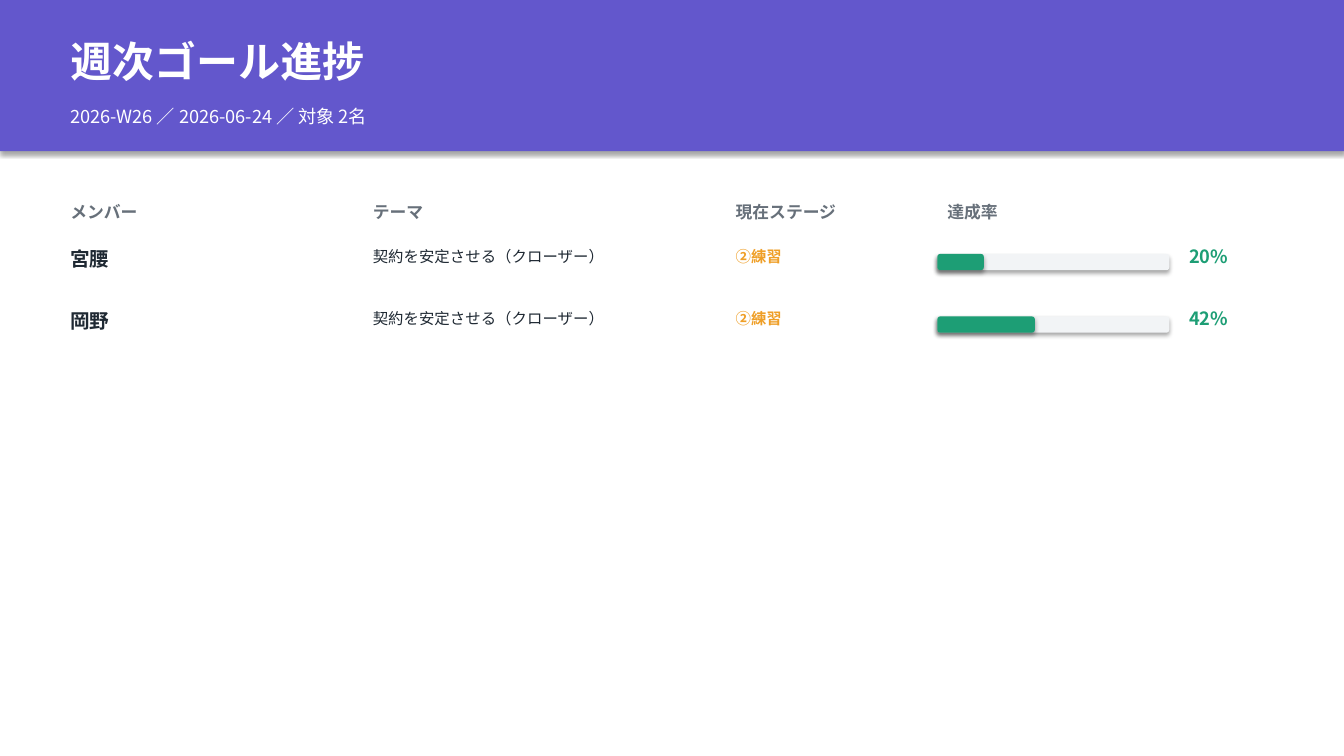
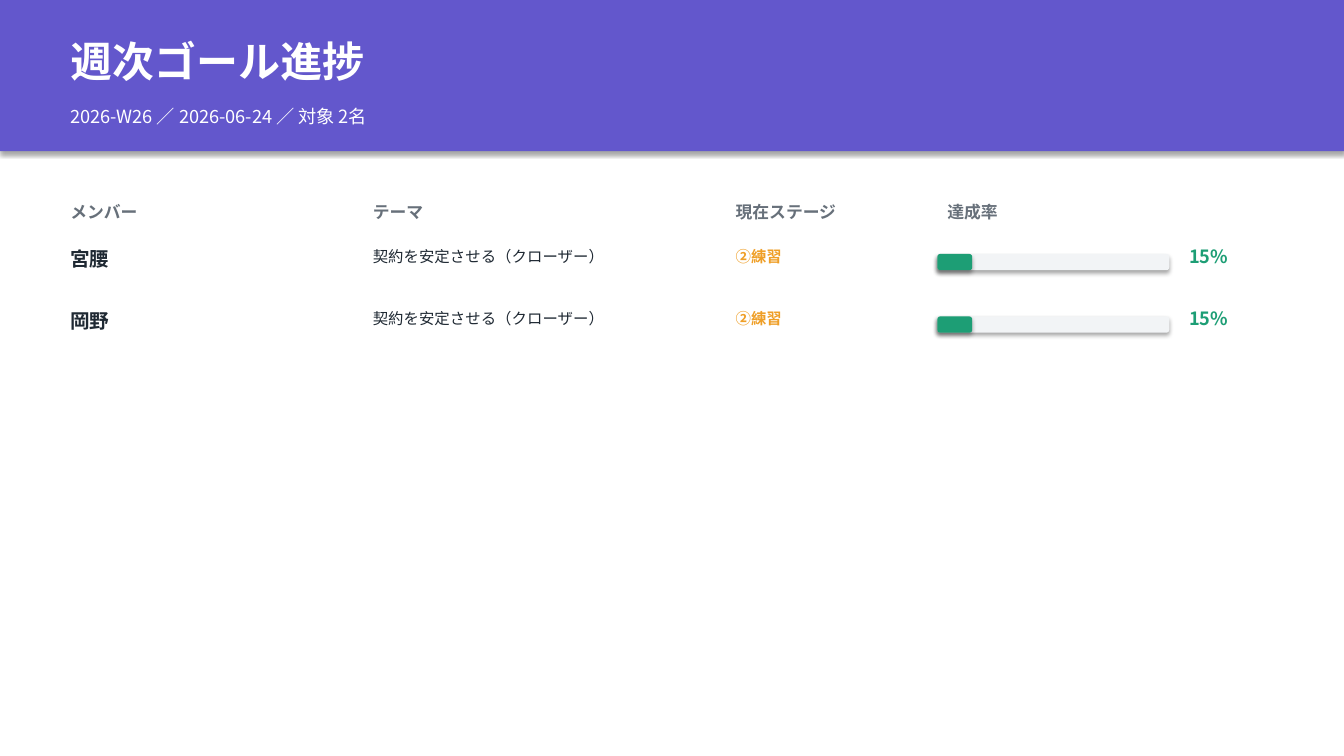
Before and after one commit to MGC-inc/e.l.p-, a slide deck: slide 1 of tools/goalmap/out/週次ゴール進捗_2026-W26.pptx. Drawn at 1344x756 pixels with LibreOffice and Linux fonts; fonts in the diff are those of the drawing. Boxes give left, top, right and bottom in pixels: in the first picture for what was removed or moved away, otherwise in the second. Text is boxed around its words. In the diff, an @@ line names an element or a change of style, - is before the commit and + after.

```diff
--- a/tools/goalmap/out/週次ゴール進捗_2026-W26.pptx
+++ b/tools/goalmap/out/週次ゴール進捗_2026-W26.pptx
@@ rounded rectangle: place and size @@
-rounded rectangle at (938, 254, 984, 270)
+rounded rectangle at (938, 254, 972, 270)
@@ text at (1189, 249, 1228, 264): text changed @@
-20%
+15%
@@ rounded rectangle: place and size @@
-rounded rectangle at (938, 317, 1035, 333)
+rounded rectangle at (938, 317, 972, 333)
@@ text at (1189, 311, 1228, 326): text changed @@
-42%
+15%
```
Also in this commit, not shown: 2 other slides changed, 6 other files.
